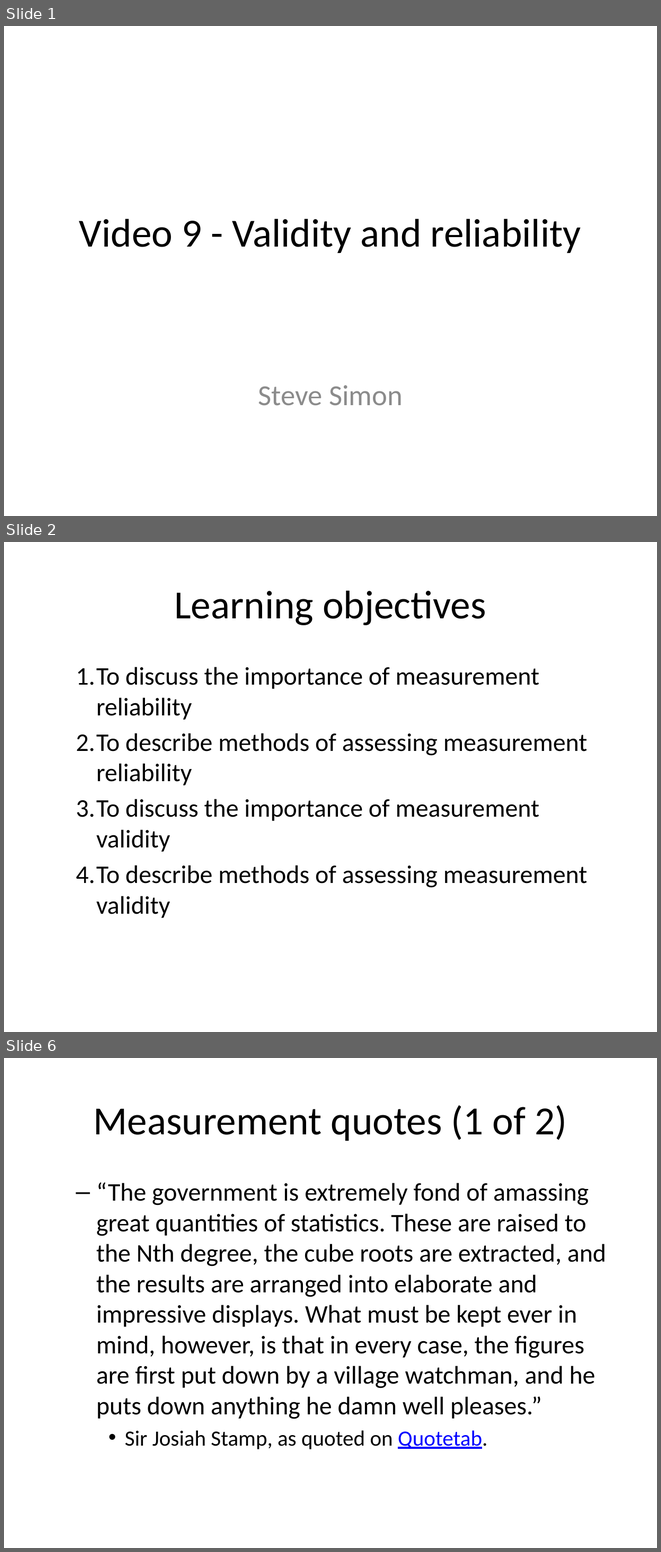
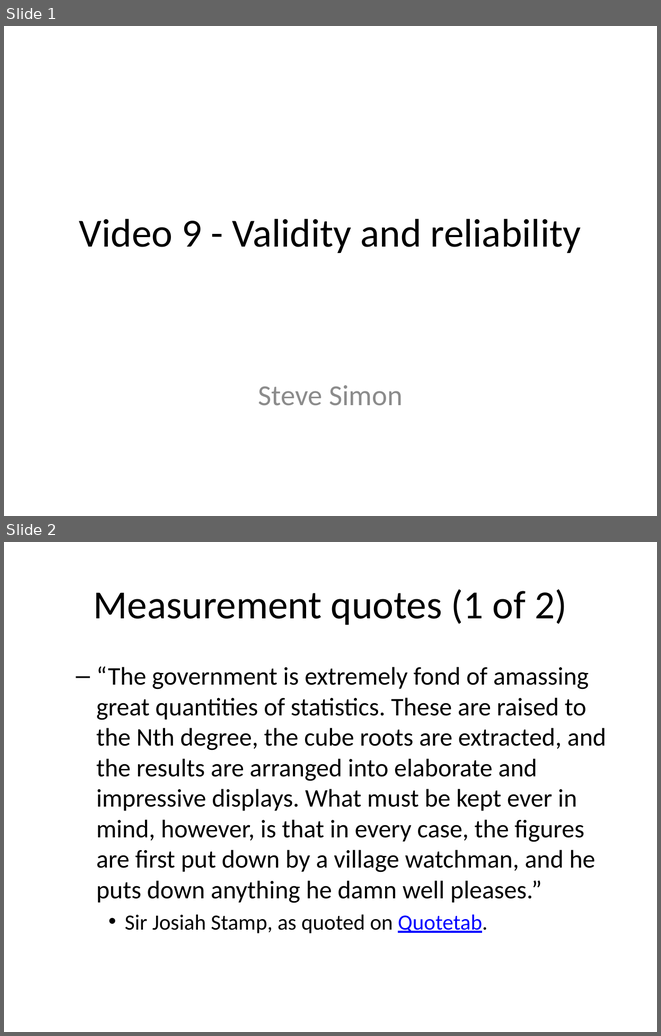
Before and after one commit to classes-medb/5510, a slide deck: src/video-09-validity.pptx. Shown one above the other, each under a label of ours: slides 1, 2 and 6 before the commit, slides 1 and 2 after it; the slides between them are not shown. The pictures are 661x1552 and 661x1036 pixels, drawn with LibreOffice and Linux fonts; fonts in the diff are those of the drawing. Boxes give left, top, right and bottom in pixels: in the first picture for what was removed or moved away, otherwise in the second. Text is boxed around its words. In the diff, an @@ line names an element or a change of style, - is before the commit and + after.

```diff
--- a/src/video-09-validity.pptx
+++ b/src/video-09-validity.pptx
@@ slide 2 removed at <box>4,542,657,1032</box>, background #FFFFFF @@
@@ title removed at <box>174,590,486,625</box> @@
-Learning objectives
@@ text removed at <box>76,667,587,918</box> @@
-  1. To discuss the importance of measurement reliability
-  2. To describe methods of assessing measurement reliability
-  3. To discuss the importance of measurement validity
-  4. To describe methods of assessing measurement validity
@@ what was slide 6 is now slide 2 @@
```
Also in this commit, not shown: 5 slides changed, 3 slides added, 4 other slides removed, 4 other files.
